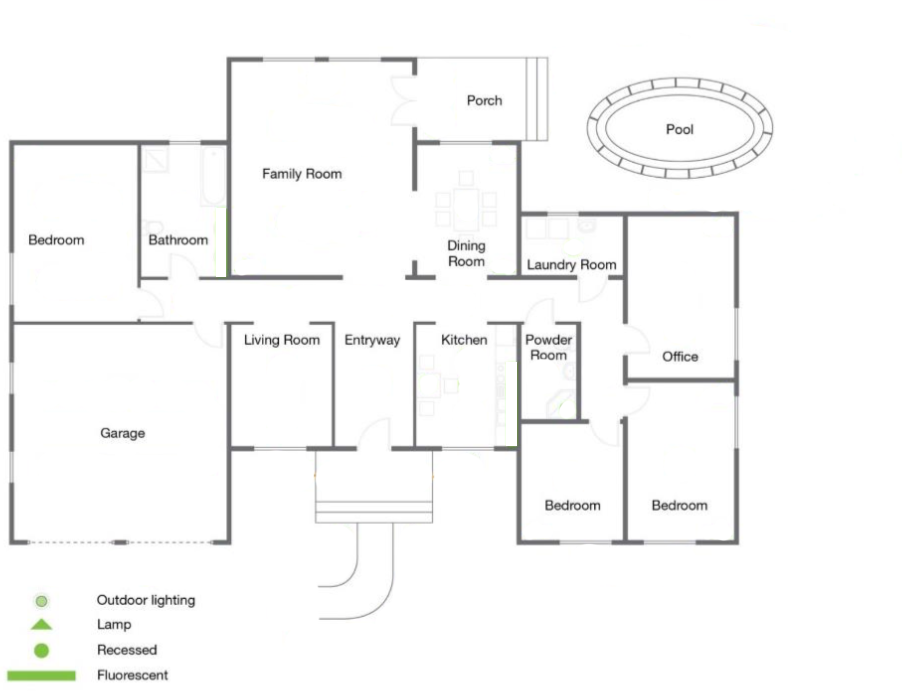
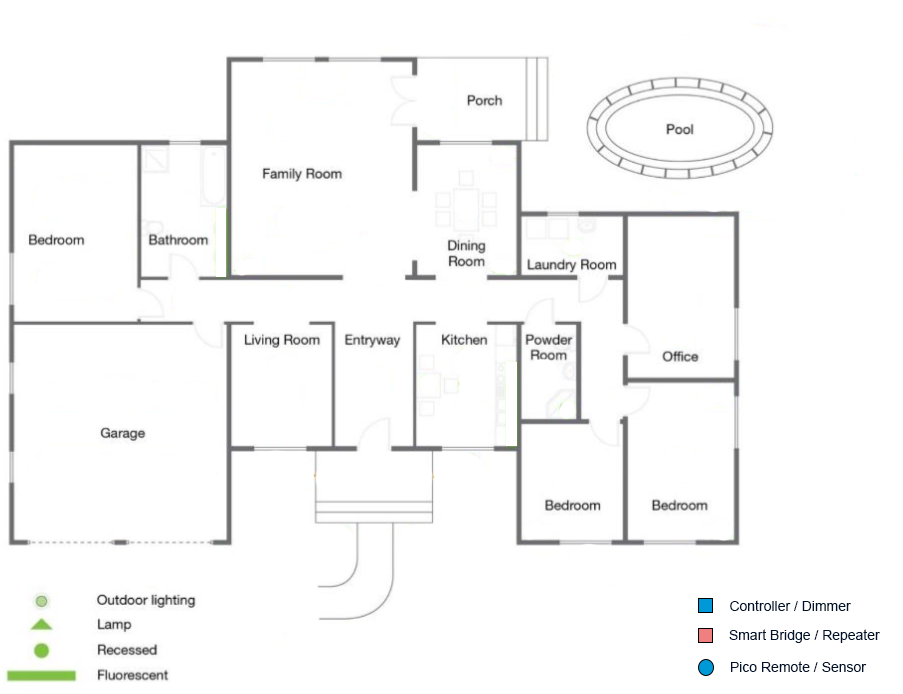
Before/after of a 903 × 694 layered artwork. What changed in the layer stack:
added layer "Pico Remote / Sensor" above "Ellipse 1" over [731, 661, 867, 672]
added layer "Ellipse 1" above "Smart Bridge / Repeater" over [698, 659, 714, 676]
added layer "Smart Bridge / Repeater" above "Controller / Dimmer" over [729, 629, 880, 643]
added layer "Controller / Dimmer" above "Rectangle 1" over [730, 600, 851, 611]
moved "Rectangle 1" (1st of 2) above "Rectangle 1", painted on it over [698, 598, 713, 643]
removed layer "Layer 0" over [698, 598, 880, 676]
removed layer "bg" over [698, 598, 880, 676]
added layer "Rectangle 1" (2nd of 2) above "Rectangle 2" over [698, 598, 713, 613]
painted on "Rectangle 2" over [698, 598, 880, 676]
